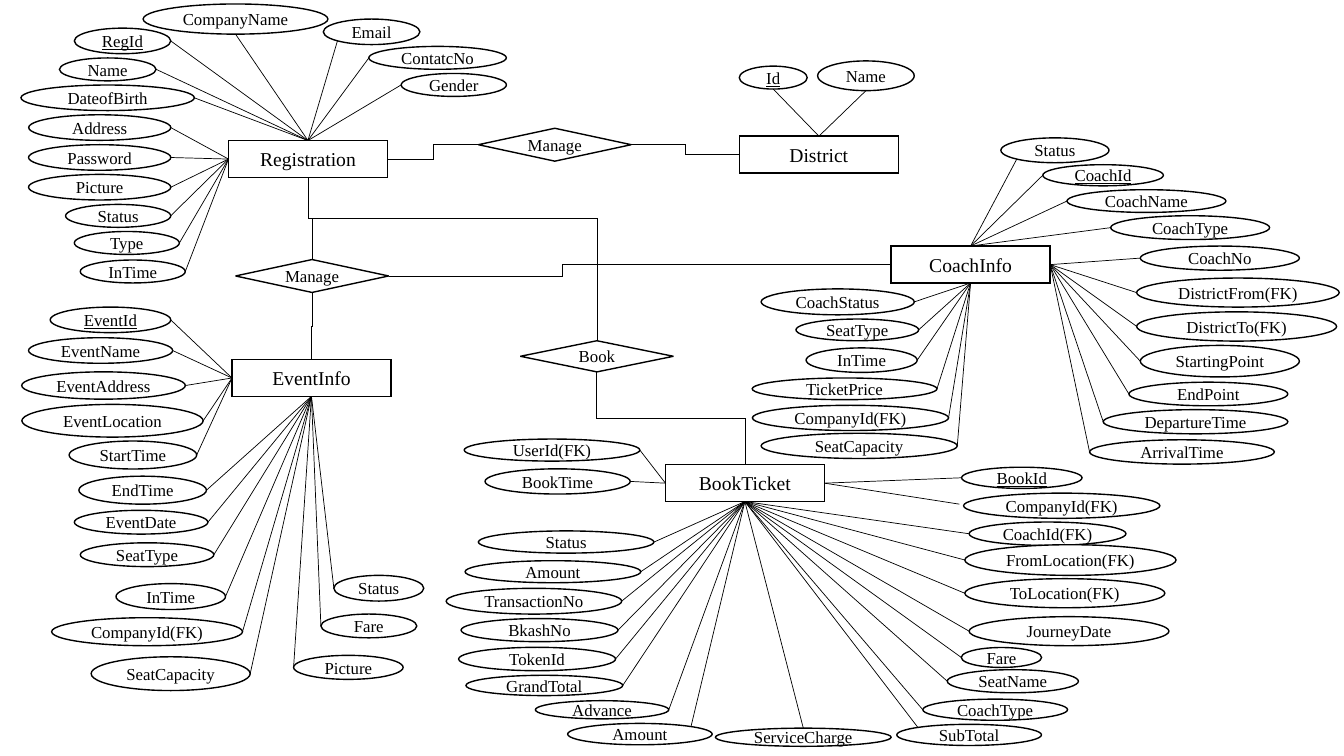
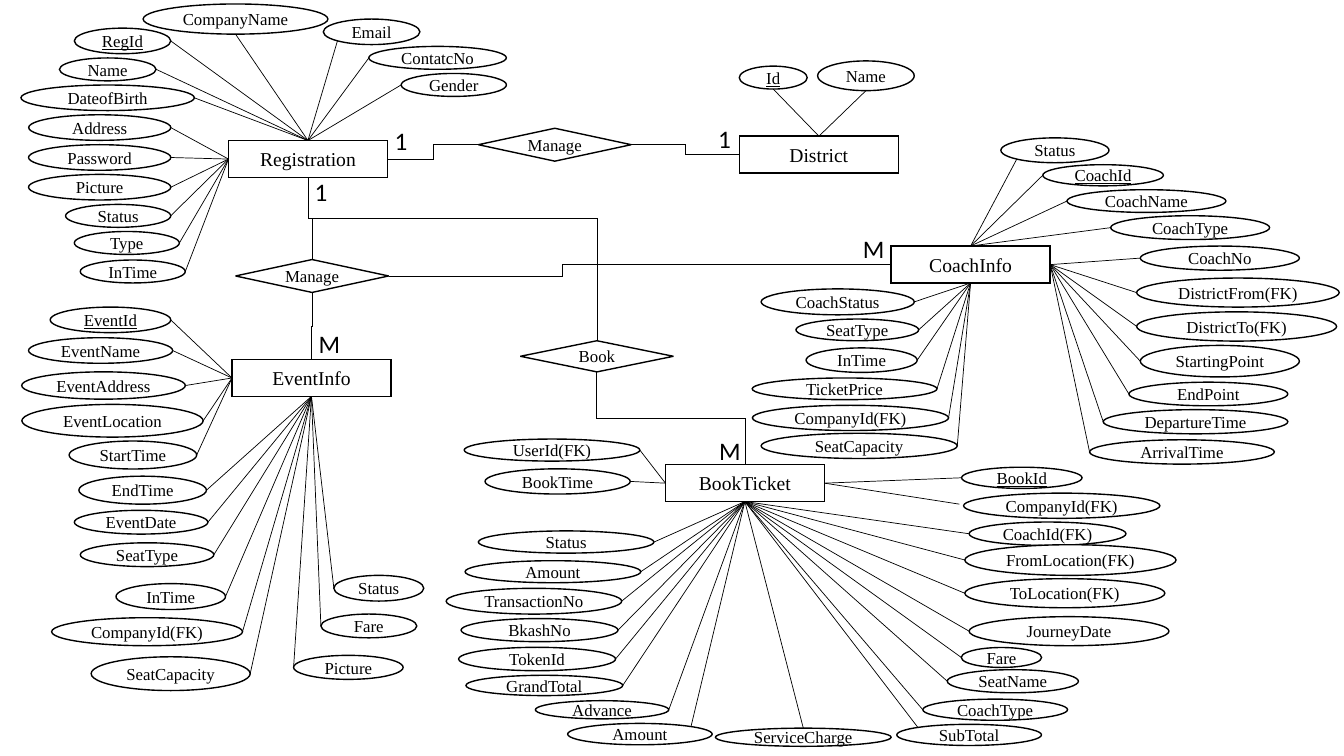
Before and after one commit to shfsakib/TicketBookingSystem, a slide deck: slide 1 of TicketBookingDiagram.ppt. Drawn at 1344x756 pixels with LibreOffice and Linux fonts; fonts in the diff are those of the drawing. Boxes give left, top, right and bottom in pixels: in the first picture for what was removed or moved away, otherwise in the second. Text is boxed around its words. In the diff, an @@ line names an element or a change of style, - is before the commit and + after.

```diff
--- a/TicketBookingDiagram.ppt
+++ b/TicketBookingDiagram.ppt
@@ text added at (395, 133, 408, 150), 18 pt, text #000000 @@
+1
@@ text added at (718, 131, 731, 148), 18 pt, text #000000 @@
+1
@@ text added at (315, 184, 328, 201), 18 pt, text #000000 @@
+1
@@ text added at (863, 241, 885, 258), 18 pt, text #000000 @@
+M
@@ text added at (319, 336, 341, 360), 18 pt, text #000000 @@
+M
@@ text added at (719, 443, 741, 465), 18 pt, text #000000 @@
+M
```
Also in this commit, not shown: 2 other files.
